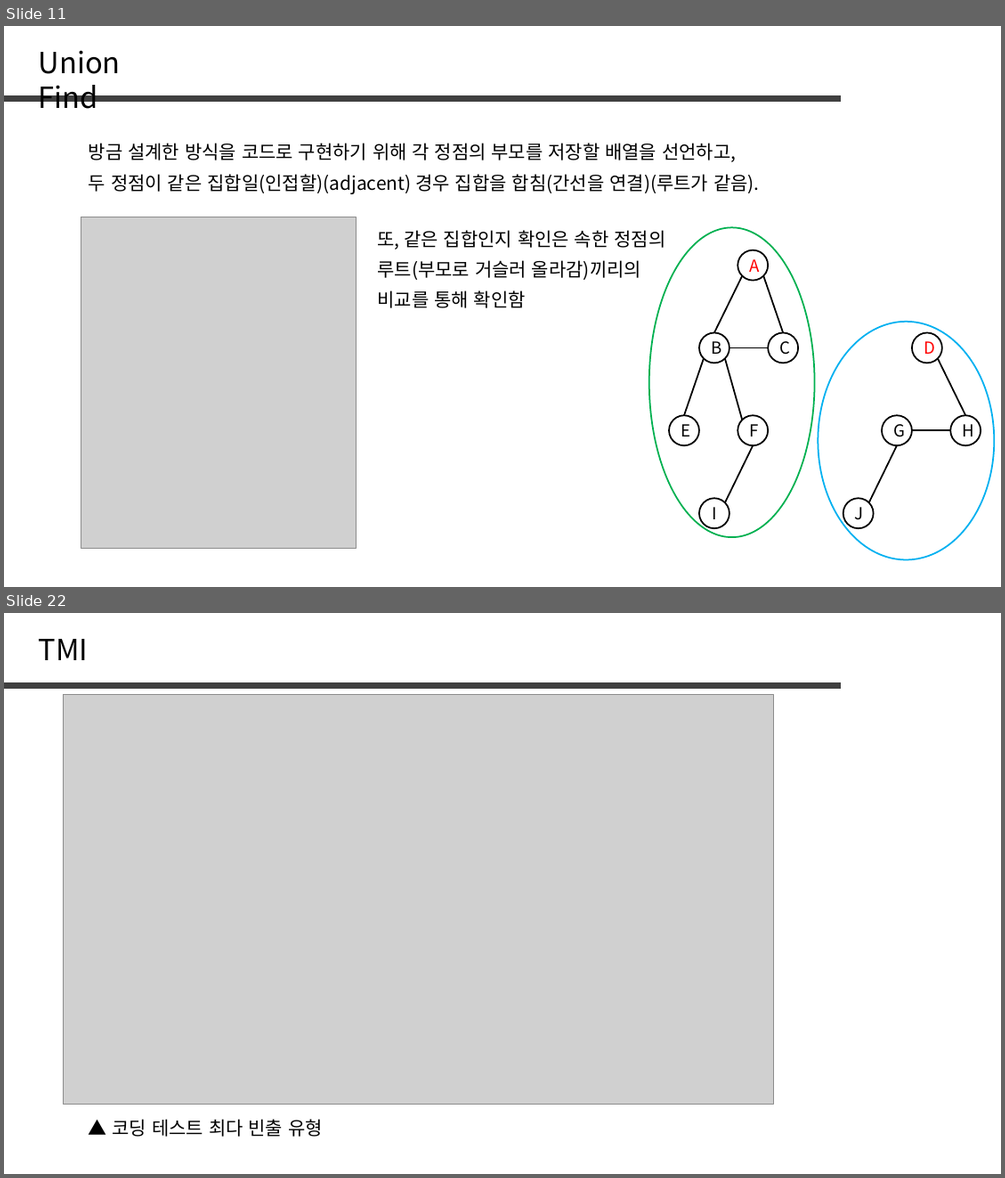
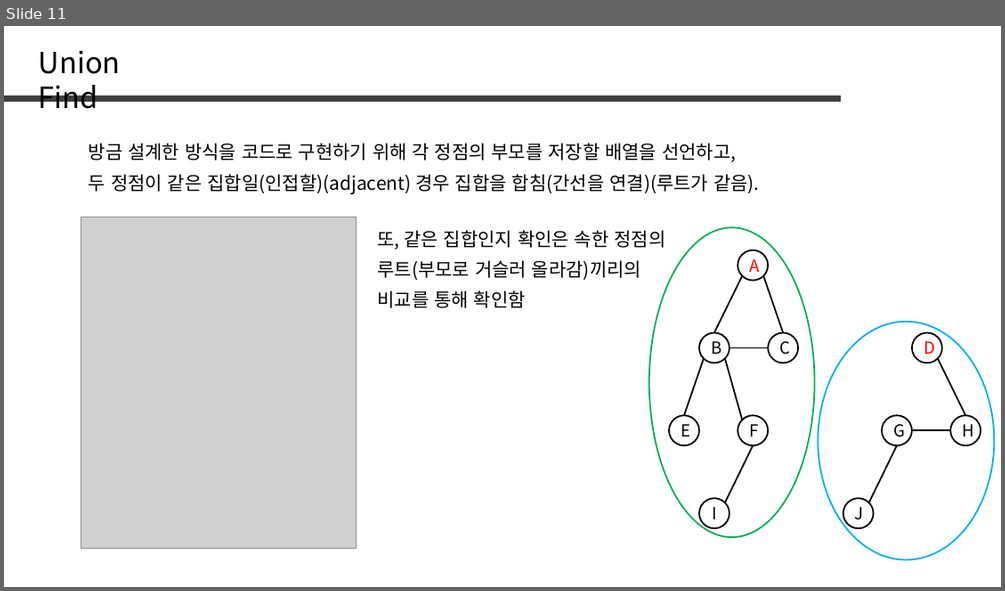
Before and after one commit to jaehoo1/PS-study, a slide deck: study/10_Disjoint Set.pptx. Shown one above the other, each under a label of ours: slides 11 and 22 before the commit, slide 11 after it; the slides between them are not shown. The pictures are 1005x1178 and 1005x591 pixels, drawn with LibreOffice and Linux fonts; fonts in the diff are those of the drawing; grey boxes stand for pictures. Boxes give left, top, right and bottom in pixels: in the first picture for what was removed or moved away, otherwise in the second. Text is boxed around its words. In the diff, an @@ line names an element or a change of style, - is before the commit and + after.

```diff
--- a/study/10_Disjoint Set.pptx
+++ b/study/10_Disjoint Set.pptx
@@ slide 22 removed at bbox=[4, 613, 1001, 1174], background #FFFFFF @@
@@ text removed at bbox=[39, 639, 89, 660] @@
-TMI
@@ line removed from (4, 686) to (841, 686) @@
@@ picture removed at bbox=[63, 695, 774, 1103] @@
@@ text removed at bbox=[113, 1119, 323, 1136] @@
-▲ 코딩 테스트 최다 빈출 유형
```
Also in this commit, not shown: 1 slide changed, 22 slides added, 45 other slides removed.
